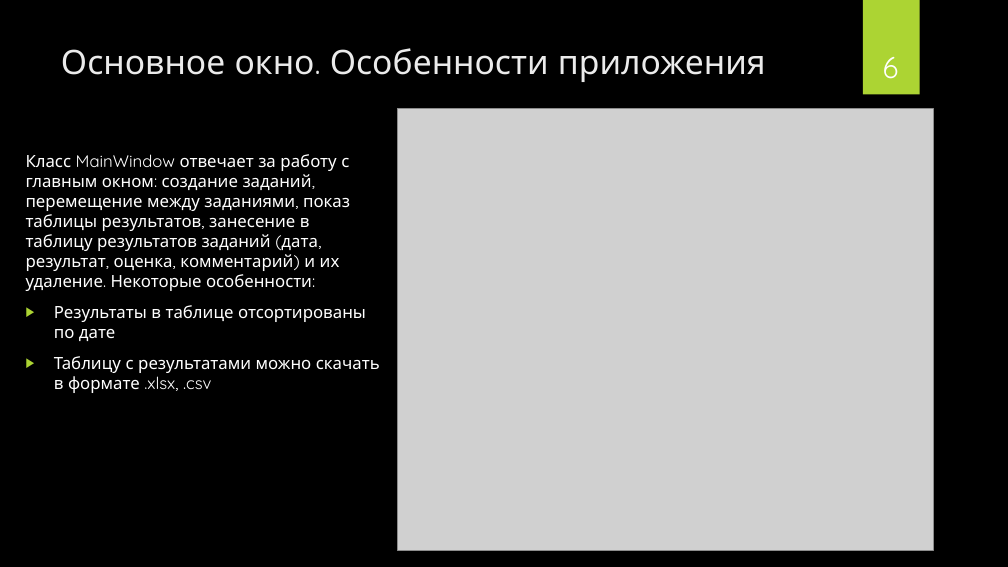
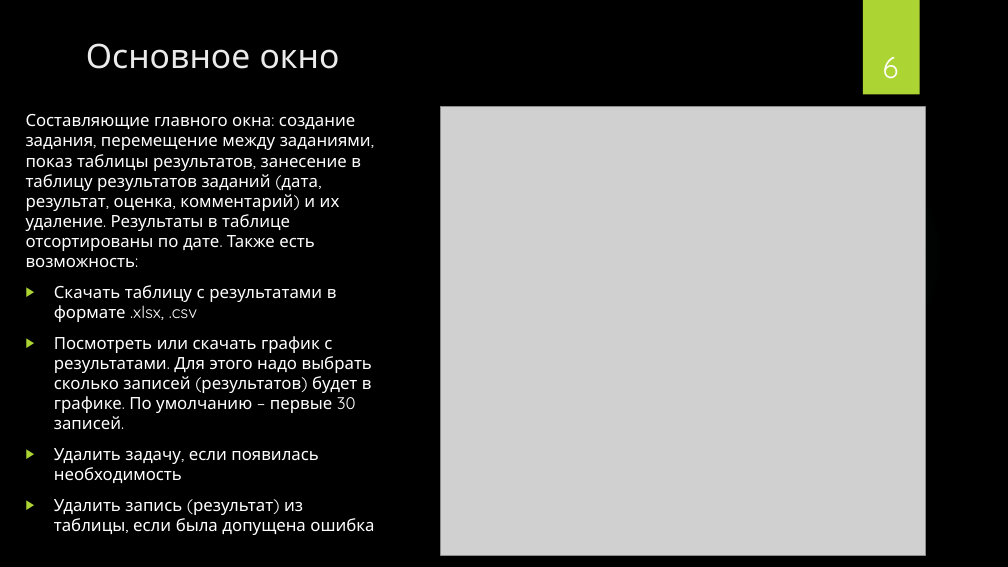
Before and after one commit to BorislavTimoshin/TaskCompletionDiary, a slide deck: slide 6 of description_project/Презентация.pptx. Drawn at 1008x567 pixels with LibreOffice and Linux fonts; fonts in the diff are those of the drawing; grey boxes stand for pictures; background and template pictures are left out. Boxes give left, top, right and bottom in pixels: in the first picture for what was removed or moved away, otherwise in the second. Text is boxed around its words. In the diff, an @@ line names an element or a change of style, - is before the commit and + after.

Commit message:
Добавление графика

```diff
--- a/description_project/Презентация.pptx
+++ b/description_project/Презентация.pptx
@@ title at <box>86,43,340,69</box>: text changed @@
-Основное окно. Особенности приложения
+Основное окно
@@ text at <box>26,114,374,535</box>: text changed @@
-Класс MainWindow отвечает за работу с главным окном: создание заданий, перемещение между заданиями, показ таблицы результатов, занесение в таблицу результатов заданий (дата, результат, оценка, комментарий) и их удаление. Некоторые особенности:
-▶ Результаты в таблице отсортированы по дате
-▶ Таблицу с результатами можно скачать в формате .xlsx, .csv
+Составляющие главного окна: создание задания, перемещение между заданиями, показ таблицы результатов, занесение в таблицу результатов заданий (дата, результат, оценка, комментарий) и их удаление. Результаты в таблице отсортированы по дате. Также есть возможность:
+▶ Скачать таблицу с результатами в формате .xlsx, .csv
+▶ Посмотреть или скачать график с результатами. Для этого надо выбрать сколько записей (результатов) будет в графике. По умолчанию – первые 30 записей.
+▶ Удалить задачу, если появилась необходимость
+▶ Удалить запись (результат) из таблицы, если была допущена ошибка
@@ picture: place and size @@
-picture at <box>398,108,933,551</box>
+picture at <box>441,107,926,556</box>
```
Also in this commit, not shown: 4 other slides changed, 1 slide added, 10 other files.
